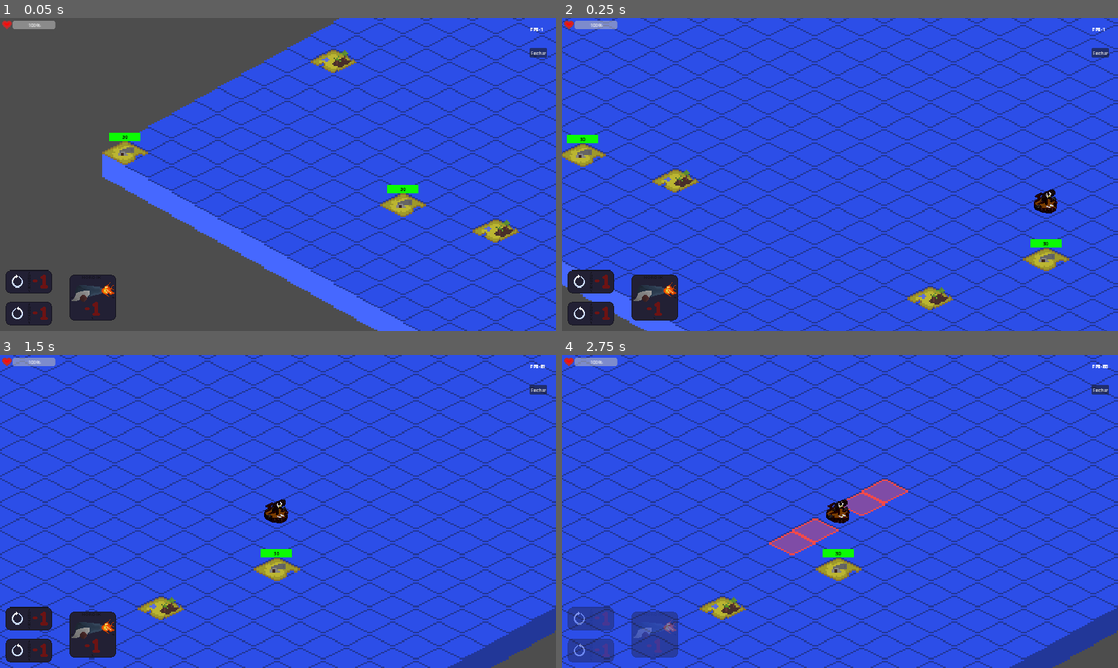
Above: before the commit, frames 1-4 (two rows, left to right).
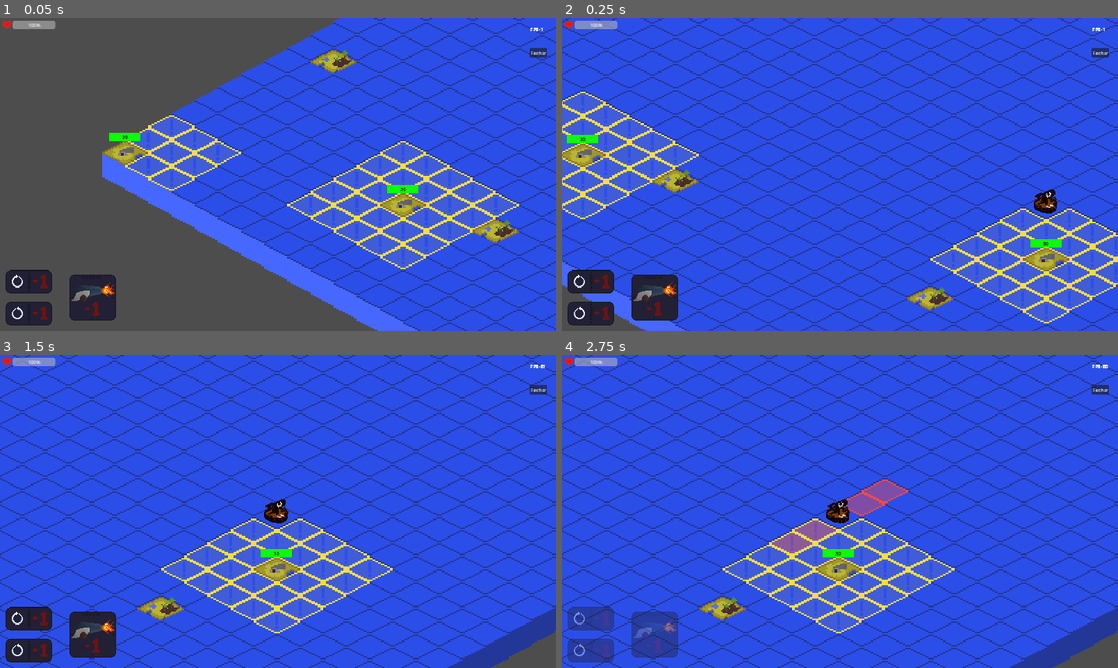
Above: after the commit, the same moments.

Repository: alescrocaro/nordik_konquer
Game: Godot game, scene res://world.tscn
The game is run twice, just before and just after one commit, with the same random seed, the same clock (stepped at 60 frames per second) and the same inputs.
Inputs (mouse positions are in pixels of both pictures, inside the frame that each line leads up to):
- Up to frame 1 (0.05 s): no input
- Up to frame 2 (0.25 s): no input
- Up to frame 3 (1.5 s): click (27, 617) at 0.5 s; click (27, 649) at 1.25 s
- Up to frame 4 (2.75 s): click (656, 633) at 2 s

The runs differ from the first frame. In frame 1, 2.4% of the frame differs, in the area x 22-94%, y 31-81%; in frame 2, 2.7%, in the area x 0-100%, y 23-98%; in frame 3, 1.7%; in frame 4, 1.7%.

Commit message:
nem sei mais qq eu fiz aq

Diff:
--- /dev/null
+++ b/GameBoard/GameBoard.gd
@@ -0,0 +1,155 @@
+class_name GameManager
+extends Node2D
+
+########## VARS ##########
+signal startedPlayerTurn
+signal finishedPlayerTurn
+
+
+########## VARS ##########
+@onready var map: Map = get_node('./Map')
+@onready var player: Player = get_node('./Player')
+@onready var desertIsland = preload("res://Islands/DesertIsland.tscn")
+@onready var enemyIsland = preload("res://Islands/EnemyIsland.tscn")
+
+@export var desertIslandAmount: int = 7
+@export var enemyIslandAmount: int = 4
+
+
+var isPlayerTurn = true
+var maxActions = 5
+var actions = maxActions
+var islandEnemies = []
+
+
+########## FUNCS ##########
+func _ready():
+	generateDesertIslands()
+	generateEnemyIslands()
+	print(islandEnemies)
+
+	player.doAction.connect(gameTurns)
+#end func _ready
+
+#func _process(_delta):
+#	pass
+#end func _process
+
+func generateDesertIslands() -> void:
+	var desertIslandCount: int = 0
+	var desertIslandCountIterations: int = 0
+	var rangeToSpawn: int = 6
+
+	while true:
+		desertIslandCountIterations += 1
+		if desertIslandCount >= desertIslandAmount:
+			break
+		#end if
+
+		#check if there is too many iterations and didnt find a position available
+		if (desertIslandCountIterations >= 3 * desertIslandAmount):
+			desertIslandCountIterations = 0
+			rangeToSpawn -= 1
+			if rangeToSpawn == 0:
+				break
+		#end if
+
+		var desertIslandTile = map.getRandomTile()
+
+		#check if random position is near another tile with this node
+		if (desertIslandCount > 0 && map.isNear(rangeToSpawn, 'DesertIsland', desertIslandTile)):
+			continue
+		#end if
+
+		if map.tileMapDict[str(desertIslandTile.gridPosition)].type == 'Ocean':
+			desertIslandCount += 1
+			map.tileMapDict[str(desertIslandTile.gridPosition)].type = 'DesertIsland'
+
+			var desertIslandInstance = desertIsland.instantiate()
+			desertIslandInstance.position = desertIslandTile.globalPosition
+
+			get_node('./Islands').add_child(desertIslandInstance)
+		#end if
+	#end while
+#end func generateDesertIslands
+
+func generateEnemyIslands() -> void:
+	var enemyIslandCount: int = 0
+	var enemyIslandCountIterations: int = 0
+	var rangeToSpawn: int = 3
+
+	while true:
+		if enemyIslandCount >= enemyIslandAmount:
+			break
+		#end if
+
+		#check if there is too many iterations and didnt find a position available
+		if (enemyIslandCountIterations >= 3 * enemyIslandAmount):
+			enemyIslandCountIterations = 0
+			rangeToSpawn -= 1
+			if rangeToSpawn == 0:
+				break
+		#end if
+
+		var enemyIslandTile = map.getRandomTile()
+
+		#check if random position is near another tile with this node
+		if (
+			enemyIslandCount > 0 &&
+			map.isNear(rangeToSpawn, 'EnemyIsland', enemyIslandTile)
+		):
+			continue
+		#end if
+
+		#instantiate node if found a good ocean tile
+		if map.tileMapDict[str(enemyIslandTile.gridPosition)].type == 'Ocean':
+			enemyIslandCount += 1
+
+			var enemyIslandInstance: EnemyIsland = enemyIsland.instantiate()
+			map.tileMapDict[str(enemyIslandTile.gridPosition)].type = 'EnemyIsland'
+			map.tileMapDict[str(enemyIslandTile.gridPosition)].reference = enemyIslandInstance
+			enemyIslandInstance.position = enemyIslandTile.globalPosition
+
+			islandEnemies.append(map.tileMapDict[str(enemyIslandTile.gridPosition)])
+			map.setWarningTiles(enemyIslandTile.gridPosition, 2)
+			get_node('./Islands').add_child(enemyIslandInstance)
+		#end if
+	#end while
+#end func generateEnemyIslands
+
+func handlePlayerDecision() -> void:
+	print('handlePlayerDecision')
+#end func handlePlayerDecision
+
+func handleIslandEnemies() -> void:
+	print('handleIslandEnemies')
+#end func handleIslandEnemies
+
+func gameTurns() -> void:
+	if isPlayerTurn:
+		if actions == maxActions:
+			startedPlayerTurn.emit()
+		if actions <= 1:
+			isPlayerTurn = false
+			actions = 2
+			finishedPlayerTurn.emit()
+#			continue
+		#end if
+
+		handlePlayerDecision()
+
+		actions -= 1
+	#end if
+	else:
+		if actions <= 1:
+			isPlayerTurn = true
+			actions = 2
+#			continue
+		#end if
+
+		handleIslandEnemies()
+
+		actions -= 1
+	#end else
+	#end while
+#end func gameTurns
--- a/Islands/EnemyIsland.gd
+++ b/Islands/EnemyIsland.gd
@@ -1,35 +1,51 @@
 class_name EnemyIsland
 extends Node2D
 
+
+
 ######### SIGNALS #########
 signal healthChanged
+signal doAction
+
+
 
 ######### VARS #########
 @onready var player: Player = get_node('/root/GameManager/Player')
 @onready var map: Map = get_node('/root/GameManager/Map')
-@export var maxHealth: float = 30
+@onready var gameManager: GameManager = get_node('/root/GameManager')
+@onready var self_node = $"."
 @onready var currentHealth: float = maxHealth
 
-# Called when the node enters the scene tree for the first time.
+@export var maxHealth: float = 30
+@export var rangeAttack: int = 2
+@export var damage: int = 10
+
+
+
+
+######### FUNCS #########
 func _ready():
 	currentHealth = maxHealth
 	healthChanged.emit()
+
+	gameManager.finishedPlayerTurn.connect(checkIfIsPlayerNear)
 #end func _ready
 
-# Called every frame. 'delta' is the elapsed time since the previous frame.
 func _process(_delta):
 #	hurtPlayer()
 	if currentHealth <= 0:
 		destroyYourself()
 #end func _process
 
-func hurtPlayer():
+func hurtPlayer(damage):
 	print('hurting player')
-	player.hurtByEnemy(1)
+	player.hurtByEnemy(damage)
+	doAction.emit()
 #end func hurtPlayer
 
 func destroyYourself():
 	map.tileMapDict[ str(map.getGridPosition(global_position)) ].type = 'Ocean'
+	map.removeWarningTiles(map.getGridPosition(global_position), rangeAttack)
 	queue_free()
 #end func destroyYourself
 
@@ -37,3 +53,9 @@
 	currentHealth -= damage
 	healthChanged.emit()
 #end func tookHit
+
+func checkIfIsPlayerNear():
+	var isPlayerNear = map.isNear(3, 'Player', map.tileMapDict[ str(map.getGridPosition(global_position)) ])
+	if isPlayerNear:
+		hurtPlayer(damage)
+#end func checkIfIsPlayerNear
--- a/Map/Map.gd
+++ b/Map/Map.gd
@@ -1,7 +1,8 @@
 class_name Map
 extends TileMap
 
-@onready var player: Player = $"../Player"
+@onready var player: Player = get_node('/root/GameManager/Player')
+@onready var gameManager: GameManager = get_node('/root/GameManager')
 
 @export var desertIslandAmount: int = 7
 @export var enemyIslandAmount: int = 4
@@ -17,7 +18,14 @@
 	for x in gridSize:
 		for y in gridSize:
 			set_cell(0, Vector2i(x, y), 0, Vector2i(0, 0), 0)
-			tileMapDict[str(Vector2i(x, y))] = { "type": "Ocean", "gridPosition": Vector2i(x, y), "globalPosition": getGlobalPosition(Vector2i(x, y)), "isPlayerAt": false, "reference": null }
+			tileMapDict[str(Vector2i(x, y))] = {
+				"type": "Ocean",
+				"gridPosition": Vector2i(x, y),
+				"globalPosition": getGlobalPosition(Vector2i(x, y)),
+				"isPlayerAt": false,
+				"reference": null,
+				"warningAmount": 0
+			}
 		#end for y
 	#end for x
 #end func _ready
@@ -26,18 +34,25 @@
 	selectedGridPosition = getGridPosition(get_global_mouse_position() + Vector2(0, 8)) # Used "+ Vector2(0, 8)" because the map is isometric, so the selection area is different for the tilemap
 	selectedGlobalPosition = getGlobalPosition(selectedGridPosition)
 
+#	if (
+#		!selectedGridPosition.x < 0 &&
+#		!selectedGridPosition.x > gridSize-1 &&
+#		!selectedGridPosition.y < 0 &&
+#		!selectedGridPosition.y > gridSize-1
+#	):
+	for x in gridSize:
+		for y in gridSize:
+			erase_cell(1, Vector2i(x,y))
+			if tileMapDict[ str(Vector2i(x,y)) ].warningAmount > 0:
+				set_cell(3, Vector2i(x,y), 5, Vector2i(0, 0))
+			else:
+				erase_cell(3, Vector2i(x,y))
+
 	if (
-		!selectedGridPosition.x < 0 &&
-		!selectedGridPosition.x > gridSize-1 &&
-		!selectedGridPosition.y < 0 &&
-		!selectedGridPosition.y > gridSize-1
+		gameManager.isPlayerTurn
 	):
-		for x in gridSize:
-			for y in gridSize:
-				erase_cell(1, Vector2i(x,y))
-
-		if player.canSelectPosition():
-			set_cell(1, selectedGridPosition, 1, Vector2i(0, 0))
+		if (player.getSelectablePosition()):
+			set_cell(1, player.getSelectablePosition(), 1, Vector2i(0, 0))
 		#end if
 	#end if
 #end func _process
@@ -89,7 +104,6 @@
 
 func setAvailableCannonAtacks():
 	var availableCannonAtackTiles: PackedVector2Array = player.getAvailableCannonAtackTiles()
-	print(availableCannonAtackTiles)
 	for availableTile in availableCannonAtackTiles:
 		set_cell(2, availableTile, 4, Vector2i(0, 0))
 #end func setAvailableCannonAtacks
@@ -101,3 +115,46 @@
 		#end for y
 	#end for x
 #end func cleanAtackTiles
+
+func setWarningTiles(gridPosition: Vector2i, tileAmount):
+	for x in tileAmount+1:
+		for y in tileAmount+1:
+			if tileMapDict.has( str(gridPosition + Vector2i(x, y)) ) && tileMapDict[str(gridPosition + Vector2i(x, y)) ].type == 'Ocean':
+				tileMapDict[ str(gridPosition + Vector2i(x, y)) ].warningAmount += 1
+			#end if
+			if tileMapDict.has( str(gridPosition + Vector2i(-x, y)) ) && tileMapDict[str(gridPosition + Vector2i(-x, y)) ].type == 'Ocean':
+				tileMapDict[ str(gridPosition + Vector2i(-x, y)) ].warningAmount += 1
+			#end if
+
+			if tileMapDict.has( str(gridPosition + Vector2i(x, -y)) ) && tileMapDict[str(gridPosition + Vector2i(x, -y)) ].type == 'Ocean':
+				tileMapDict[ str(gridPosition + Vector2i(x, -y)) ].warningAmount += 1
+			#end if
+
+			if tileMapDict.has( str(gridPosition + Vector2i(-x, -y)) ) && tileMapDict[str(gridPosition + Vector2i(-x, -y)) ].type == 'Ocean':
+				tileMapDict[ str(gridPosition + Vector2i(-x, -y)) ].warningAmount += 1
+			#end if
+		#end for y
+	#end for x
+#end func setWarningTiles
+
+func removeWarningTiles(gridPosition: Vector2i, tileAmount):
+	for x in tileAmount+1:
+		for y in tileAmount+1:
+			if tileMapDict.has( str(gridPosition + Vector2i(x, y)) ) && tileMapDict[str(gridPosition + Vector2i(x, y)) ].type == 'Ocean':
+				tileMapDict[ str(gridPosition + Vector2i(x, y)) ].warningAmount -= 1
+			#end if
+
+			if tileMapDict.has( str(gridPosition + Vector2i(-x, y)) ) && tileMapDict[str(gridPosition + Vector2i(-x, y)) ].type == 'Ocean':
+				tileMapDict[ str(gridPosition + Vector2i(-x, y)) ].warningAmount -= 1
+			#end if
+
+			if tileMapDict.has( str(gridPosition + Vector2i(x, -y)) ) && tileMapDict[str(gridPosition + Vector2i(x, -y)) ].type == 'Ocean':
+				tileMapDict[ str(gridPosition + Vector2i(x, -y)) ].warningAmount -= 1
+			#end if
+
+			if tileMapDict.has( str(gridPosition + Vector2i(-x, -y)) ) && tileMapDict[str(gridPosition + Vector2i(-x, -y)) ].type == 'Ocean':
+				tileMapDict[ str(gridPosition + Vector2i(-x, -y)) ].warningAmount -= 1
+			#end if
+		#end for y
+	#end for x
+#end func setWarningTiles
--- a/Map/Map.tscn
+++ b/Map/Map.tscn
@@ -6,6 +6,7 @@
 [ext_resource type="Texture2D" uid="uid://ds5xhp7j3kdle" path="res://assets/desert_island_32x32.png" id="3_u4475"]
 [ext_resource type="Texture2D" uid="uid://b35fn1neaqslq" path="res://assets/enemy_island_32x32.png" id="4_7kycx"]
 [ext_resource type="Texture2D" uid="uid://6pktatg1d8sa" path="res://assets/atackSelectionTile.png" id="5_f7ugl"]
+[ext_resource type="Texture2D" uid="uid://c72c2am8vqgou" path="res://assets/warningSelectionTile.png" id="6_hqp4s"]
 
 [sub_resource type="TileSetAtlasSource" id="TileSetAtlasSource_7qdwv"]
 texture = ExtResource("1_5rfn0")
@@ -32,6 +33,11 @@
 texture_region_size = Vector2i(32, 32)
 0:0/0 = 0
 
+[sub_resource type="TileSetAtlasSource" id="TileSetAtlasSource_ws85d"]
+texture = ExtResource("6_hqp4s")
+texture_region_size = Vector2i(32, 32)
+0:0/0 = 0
+
 [sub_resource type="TileSet" id="TileSet_xlrs8"]
 tile_shape = 1
 tile_layout = 4
@@ -42,6 +48,7 @@
 sources/2 = SubResource("TileSetAtlasSource_b87mi")
 sources/3 = SubResource("TileSetAtlasSource_qboss")
 sources/4 = SubResource("TileSetAtlasSource_dum88")
+sources/5 = SubResource("TileSetAtlasSource_ws85d")
 
 [node name="TileMap" type="TileMap"]
 y_sort_enabled = true
@@ -50,12 +57,12 @@
 format = 2
 layer_0/name = "ocean"
 layer_0/y_sort_enabled = true
-layer_1/name = "selectedTile"
+layer_1/name = "selection"
 layer_1/enabled = true
 layer_1/modulate = Color(1, 1, 1, 1)
 layer_1/y_sort_enabled = true
-layer_1/y_sort_origin = 0
-layer_1/z_index = 9999
+layer_1/y_sort_origin = 5
+layer_1/z_index = 9998
 layer_1/tile_data = PackedInt32Array()
 layer_2/name = "atacks"
 layer_2/enabled = true
@@ -64,4 +71,11 @@
 layer_2/y_sort_origin = 0
 layer_2/z_index = 9999
 layer_2/tile_data = PackedInt32Array()
+layer_3/name = "warningTiles"
+layer_3/enabled = true
+layer_3/modulate = Color(1, 1, 1, 1)
+layer_3/y_sort_enabled = true
+layer_3/y_sort_origin = 0
+layer_3/z_index = 9997
+layer_3/tile_data = PackedInt32Array()
 script = ExtResource("3_3r1xx")
--- a/Player/Player.gd
+++ b/Player/Player.gd
@@ -2,12 +2,14 @@
 extends Node2D
 
 
-######### SIGNALS #########
+########## SIGNALS ##########
 signal healthChanged
 signal startedAttack
 signal finishedAttack
-
-######### VARS #########
+signal doAction
+
+########## VARS ##########
+@onready var gameManager: GameManager = get_node('/root/GameManager')
 @onready var map: Map = get_node('/root/GameManager/Map')
 @onready var playerSprite: Sprite2D = $"playerSprite"
 
@@ -27,6 +29,7 @@
 		if currentTile.type == 'Ocean':
 			self.global_position = Vector2i(map.getGlobalPosition(currentTile.gridPosition)) + Vector2i(1, -12)
 			map.tileMapDict[str(currentTile.gridPosition)].isPlayerAt = true
+			map.tileMapDict[str(currentTile.gridPosition)].type = 'Player'
 			playerSprite.set_frame(randi() % 4)
 			break
 		#end if
@@ -36,29 +39,43 @@
 #end func _ready
 
 func _process(_delta):
-	if isAtackingByCannon:
-		handleCannonAtack()
-	else:
-		moveByMouseClick()
+	if gameManager.isPlayerTurn:
+		if isAtackingByCannon:
+			handleCannonAtack()
+		else:
+			moveByMouseClick()
 #end func _process
 
 
 func moveByMouseClick() -> void:
-	if Input.is_action_just_pressed('mouse_left') && canSelectPosition():
+	if (
+		gameManager.isPlayerTurn &&
+		Input.is_action_just_pressed('mouse_left') &&
+		canSelectPosition()
+	):
 		self.global_position = Vector2i(map.selectedGlobalPosition) + Vector2i(1, -12)
 		currentTile = updatePosition(currentTile)
+		doAction.emit()
+
 	#end if
 #end func moveByMouseClick
 
 
 func handleCannonAtack() -> void:
 	startingAttack()
-	if Input.is_action_just_pressed('mouse_left') && canDoCannonAttack() && isAtackingByCannon:
+	if (
+		gameManager.isPlayerTurn &&
+		Input.is_action_just_pressed('mouse_left') &&
+		canDoCannonAttack() &&
+		isAtackingByCannon
+	):
 		if map.tileMapDict[ str(map.selectedGridPosition) ].reference:
 			map.tileMapDict[ str(map.selectedGridPosition) ].reference.tookHit(playerCannonDamage)
 		isAtackingByCannon = false
 		map.cleanAtackTiles()
 		finishingAttack()
+
+		doAction.emit()
 	#end if
 #end func handleCannonAtack
 
@@ -86,6 +103,41 @@
 		playerSprite.set_frame(3)
 	#end elifs
 #end func changeFrame
+
+func getSelectablePosition():
+	if !isAtackingByCannon:
+		if map.tileMapDict[ str(currentTile.gridPosition) ].type == 'Ocean':
+			if (
+				map.tileMapDict.has(
+					str(currentTile.gridPosition - Vector2i(0,-1))
+				) && (
+					playerSprite.get_frame() == 0
+				)
+			):
+				return currentTile.gridPosition - Vector2i(0,-1)
+			#end if
+			if (
+				map.tileMapDict.has( str(currentTile.gridPosition - Vector2i(-1,0)) ) && (
+					playerSprite.get_frame() == 1
+				)
+			):
+				return currentTile.gridPosition - Vector2i(-1,0)
+			#end if
+			if(
+				map.tileMapDict.has( str(currentTile.gridPosition - Vector2i(0,1)) ) && (
+					playerSprite.get_frame() == 2
+				)
+			):
+				return currentTile.gridPosition - Vector2i(0,1)
+			#end if
+			if(
+				map.tileMapDict.has( str(currentTile.gridPosition - Vector2i(1,0)) ) && (
+					playerSprite.get_frame() == 3
+				) ):return currentTile.gridPosition - Vector2i(1,0)
+			#end if
+		#end if
+	#end if
+#end func canSelectPosition
 
 func canSelectPosition():
 	if !isAtackingByCannon && map.tileMapDict.has( str(map.selectedGridPosition) ):
@@ -212,3 +264,16 @@
 func finishingAttack():
 	finishedAttack.emit()
 #end func finishingAttack
+
+func handleRotate(direction: String):
+	var currentFrame = playerSprite.get_frame()
+
+	var frame: int = currentFrame - 1 if currentFrame > 0 else 3
+	if direction == 'left':
+		frame = currentFrame + 1 if currentFrame < 3 else 0
+	#end if
+
+	playerSprite.set_frame(frame)
+
+	doAction.emit()
+#end func handleRotate
--- a/uis/Button.gd
+++ b/uis/Button.gd
@@ -3,5 +3,5 @@
 @onready var map: Map = get_node('/root/GameManager/Map')
 
 func _pressed():
-	print(map.tileMapDict)
+#	print(map.tileMapDict)
 	get_tree().quit()
--- a/uis/ButtonCannonAttack.gd
+++ b/uis/ButtonCannonAttack.gd
@@ -2,13 +2,15 @@
 
 @onready var player: Player = get_node('/root/GameManager/Player')
 @onready var map: Map = get_node('/root/GameManager/Map')
-
+@onready var gameManager: GameManager = get_node('/root/GameManager')
 
 
 func _ready():
 	disabled = false
 	player.startedAttack.connect(disableButton)
 	player.finishedAttack.connect(enableButton)
+	gameManager.startedPlayerTurn.connect(enableButton)
+	gameManager.finishedPlayerTurn.connect(disableButton)
 #end func _ready
 
 func _pressed() -> void:
--- a/uis/ButtonTurnLeft.gd
+++ b/uis/ButtonTurnLeft.gd
@@ -2,17 +2,19 @@
 
 @onready var player: Player = get_node('/root/GameManager/Player')
 @onready var playerSprite: Sprite2D = get_node('/root/GameManager/Player/playerSprite')
+@onready var gameManager: GameManager = get_node('/root/GameManager')
 
 
 func _ready():
 	disabled = false
 	player.startedAttack.connect(disableButton)
 	player.finishedAttack.connect(enableButton)
+	gameManager.startedPlayerTurn.connect(enableButton)
+	gameManager.finishedPlayerTurn.connect(disableButton)
 #end func _ready
 
 func _pressed() -> void:
-	var currentFrame = playerSprite.get_frame()
-	playerSprite.set_frame(currentFrame + 1 if currentFrame < 3 else 0)
+	player.handleRotate('left')
 #end func _pressed
 
 func disableButton():
--- a/uis/ButtonTurnRight.gd
+++ b/uis/ButtonTurnRight.gd
@@ -2,17 +2,18 @@
 
 @onready var player: Player = get_node('/root/GameManager/Player')
 @onready var playerSprite: Sprite2D = get_node('/root/GameManager/Player/playerSprite')
-
+@onready var gameManager: GameManager = get_node('/root/GameManager')
 
 func _ready():
 	disabled = false
 	player.startedAttack.connect(disableButton)
 	player.finishedAttack.connect(enableButton)
+	gameManager.startedPlayerTurn.connect(enableButton)
+	gameManager.finishedPlayerTurn.connect(disableButton)
 #end func _ready
 
 func _pressed() -> void:
-	var currentFrame = playerSprite.get_frame()
-	playerSprite.set_frame(currentFrame - 1 if currentFrame > 0 else 3)
+	player.handleRotate('right')
 #end func _pressed
 
 func disableButton():
--- a/uis/LifeBar/HealthBar.gd
+++ b/uis/LifeBar/HealthBar.gd
@@ -1,18 +1,16 @@
 extends ProgressBar
 
+
+########## VARS ##########
 @onready var player: Player = get_node('/root/GameManager/Player/')
 
-# Called when the node enters the scene tree for the first time.
+
+
+########## FUNCS ##########
 func _ready():
 	print(player)
 	player.healthChanged.connect(update)
 	update()
 
-
-# Called every frame. 'delta' is the elapsed time since the previous frame.
-func _process(_delta):
-	pass
-
-
 func update():
 	value = player.currentHealth * 100 / player.maxHealth
--- a/world.gd
+++ /dev/null
@@ -1,87 +0,0 @@
-extends Node2D
-
-@onready var Map = $"Map"
-@onready var DesertIsland = preload("res://Islands/DesertIsland.tscn")
-@onready var EnemyIsland = preload("res://Islands/EnemyIsland.tscn")
-
-@export var desertIslandAmount: int = 7
-@export var enemyIslandAmount: int = 4
-
-# Called when the node enters the scene tree for the first time.
-func _ready():
-	generateDesertIslands()
-	generateEnemyIslands()
-#end func _ready
-
-# Called every frame. 'delta' is the elapsed time since the previous frame.
-#func _process(_delta):
-#	pass
-#end func _process
-
-func generateDesertIslands() -> void:
-	var desertIslandCount: int = 0
-	var desertIslandCountIterations: int = 0
-
-	while true:
-		desertIslandCountIterations += 1
-		if desertIslandCount >= desertIslandAmount:
-			break
-		#end if
-
-		if (desertIslandCountIterations >= 3 * desertIslandAmount):
-			return
-		#end if
-
-		var desertIslandTile = Map.getRandomTile()
-
-		if (desertIslandCount > 0 && Map.isNear(5, 'DesertIsland', desertIslandTile) && desertIslandCountIterations < 3 * desertIslandAmount):
-			continue
-		#end if
-
-		if Map.tileMapDict[str(desertIslandTile.gridPosition)].type == 'Ocean':
-			desertIslandCount += 1
-			Map.tileMapDict[str(desertIslandTile.gridPosition)].type = 'DesertIsland'
-
-			var desertIslandInstance = DesertIsland.instantiate()
-			desertIslandInstance.position = desertIslandTile.globalPosition
-
-			get_node('./Islands').add_child(desertIslandInstance)
-		#end if
-	#end while
-#end func generateDesertIslands
-
-func generateEnemyIslands() -> void:
-	var enemyIslandCount: int = 0
-	var enemyIslandCountIterations: int = 0
-
-	while true:
-		if enemyIslandCount >= enemyIslandAmount:
-			break
-		#end if
-
-		if (enemyIslandCountIterations >= 3 * enemyIslandAmount):
-			return
-		#end if
-
-		var enemyIslandTile = Map.getRandomTile()
-
-		if (
-			enemyIslandCount > 0 &&
-			Map.isNear(5, 'EnemyIsland', enemyIslandTile) &&
-			enemyIslandCountIterations < 3 * enemyIslandAmount
-		):
-			continue
-		#end if
-
-		if Map.tileMapDict[str(enemyIslandTile.gridPosition)].type == 'Ocean':
-			enemyIslandCount += 1
-
-			var enemyIslandInstance = EnemyIsland.instantiate()
-			Map.tileMapDict[str(enemyIslandTile.gridPosition)].type = 'EnemyIsland'
-			Map.tileMapDict[str(enemyIslandTile.gridPosition)].reference = enemyIslandInstance
-			enemyIslandInstance.position = enemyIslandTile.globalPosition
-
-			get_node('./Islands').add_child(enemyIslandInstance)
-		#end if
-	#end while
-#end func generateEnemyIslands
--- a/world.tscn
+++ b/world.tscn
@@ -1,7 +1,7 @@
 [gd_scene load_steps=27 format=3 uid="uid://tmjt5ytuo4dy"]
 
 [ext_resource type="PackedScene" uid="uid://d1mfomqp1sk7t" path="res://Map/Map.tscn" id="1_a88kt"]
-[ext_resource type="Script" path="res://world.gd" id="1_hoisl"]
+[ext_resource type="Script" path="res://GameBoard/GameBoard.gd" id="1_eo3ht"]
 [ext_resource type="PackedScene" uid="uid://dinm0s6sgjc3f" path="res://Player/Player.tscn" id="2_3qric"]
 [ext_resource type="FontFile" uid="uid://7lq4ug78jinv" path="res://assets/nordicfont/Tundra.ttf" id="3_5dxoa"]
 [ext_resource type="Texture2D" uid="uid://cv8tqac4p0mi6" path="res://assets/heart.png" id="3_6sqqt"]
@@ -61,7 +61,7 @@
 font = ExtResource("3_5dxoa")
 
 [node name="GameManager" type="Node2D"]
-script = ExtResource("1_hoisl")
+script = ExtResource("1_eo3ht")
 
 [node name="Map" parent="." instance=ExtResource("1_a88kt")]
 layer_1/z_index = 0
@@ -109,6 +109,7 @@
 offset_bottom = 37.0
 size_flags_horizontal = 6
 size_flags_vertical = 4
+value = 100.0
 script = ExtResource("5_vy3pq")
 
 [node name="HeaderMarginContainer" type="MarginContainer" parent="CanvasLayer/HudManager"]
Not shown: 1 places in Map/Map.tscn that only renumber resources
Binary file added: assets/breafPLANK.ase
Binary file added: assets/warningSelectionTile.png
Not shown, added: assets/warningSelectionTile.png.import
